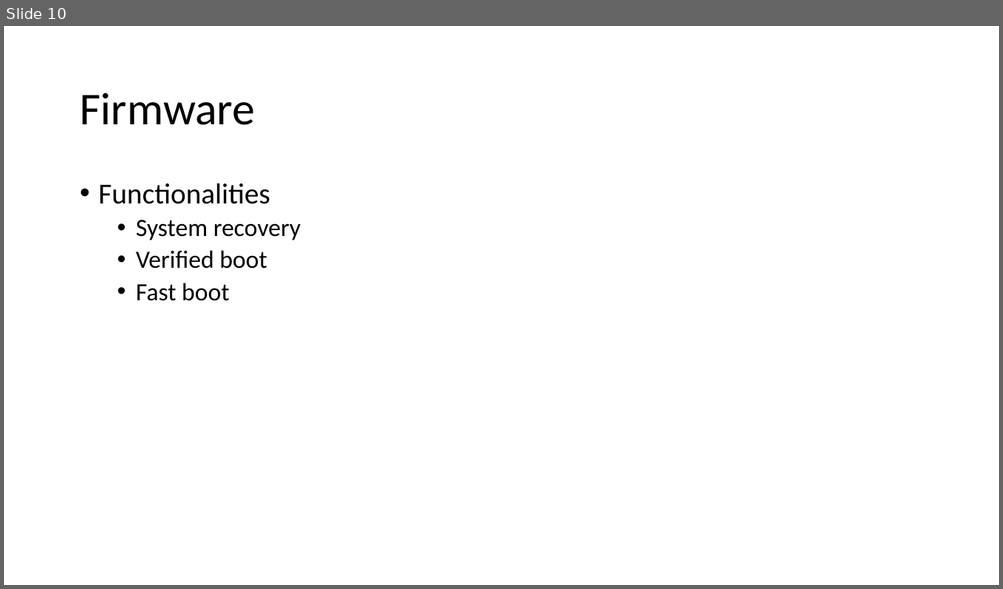
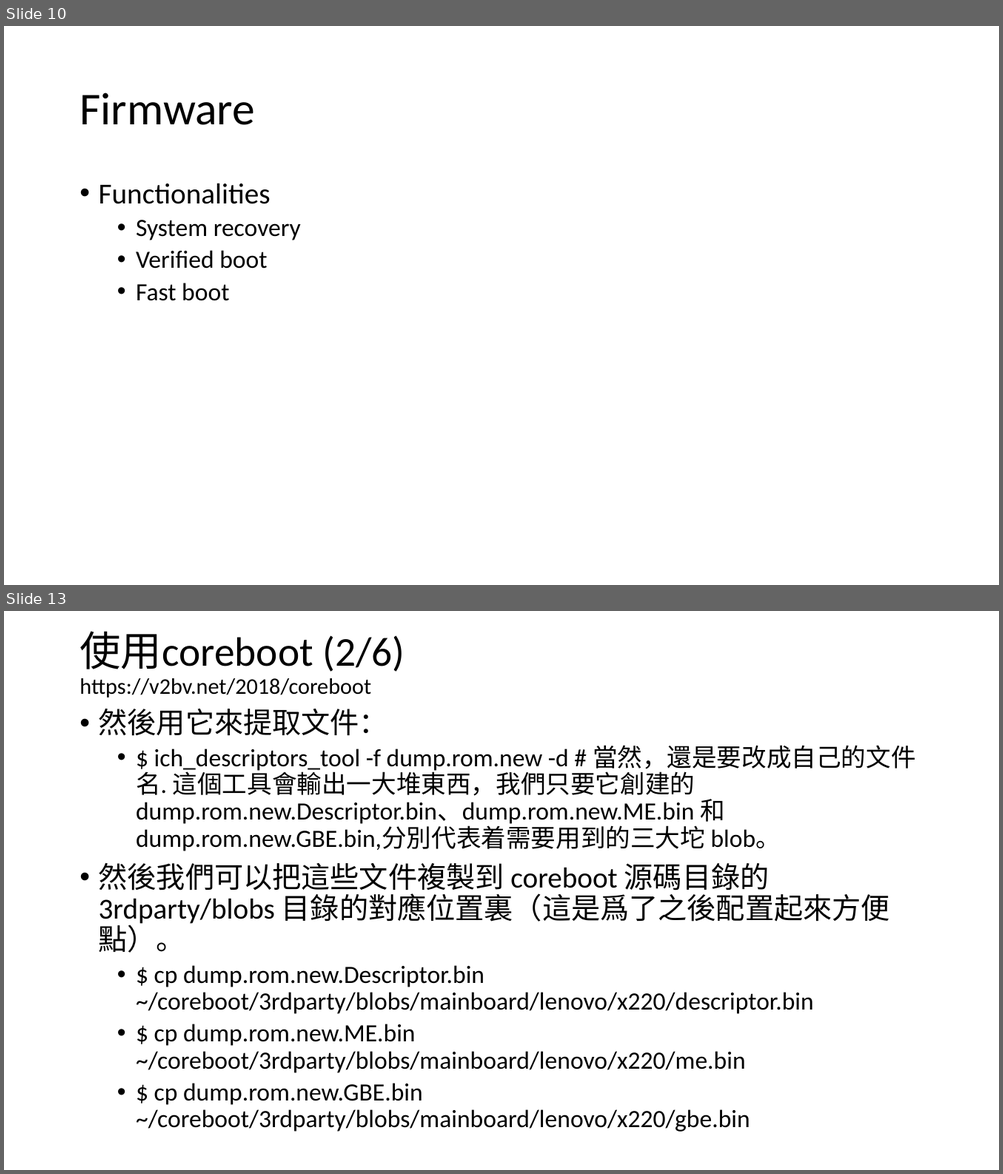
Before and after one commit to alanz2015/Study-Notes, a slide deck: UnderstandOfChromiumOS.pptx. Shown one above the other, each under a label of ours: slide 10 before the commit, slides 10 and 13 after it; the slides between them are not shown. The pictures are 1003x589 and 1003x1174 pixels, drawn with LibreOffice and Linux fonts; fonts in the diff are those of the drawing. Boxes give left, top, right and bottom in pixels: in the first picture for what was removed or moved away, otherwise in the second. Text is boxed around its words. In the diff, an @@ line names an element or a change of style, - is before the commit and + after.

Commit message:
Add how to use coreboot chapter.

```diff
--- a/UnderstandOfChromiumOS.pptx
+++ b/UnderstandOfChromiumOS.pptx
@@ slide 13 added at <box>4,611,999,1170</box>, background #FFFFFF @@
@@ title added at <box>79,631,404,698</box>, 21.6 pt, text #000000 @@
+使用coreboot (2/6)
+https://v2bv.net/2018/coreboot
@@ text added at <box>99,709,916,1132</box>, 24 pt, text #000000 @@
+• 然後用它來提取文件：
+  • $ ich_descriptors_tool -f dump.rom.new -d # 當然，還是要改成自己的文件名. 這個工具會輸出一大堆東西，我們只要它創建的 dump.rom.new.Descriptor.bin、dump.rom.new.ME.bin 和 dump.rom.new.GBE.bin,分別代表着需要用到的三大坨 blob。
+• 然後我們可以把這些文件複製到 coreboot 源碼目錄的 3rdparty/blobs 目錄的對應位置裏（這是爲了之後配置起來方便點）。
+  • $ cp dump.rom.new.Descriptor.bin ~/coreboot/3rdparty/blobs/mainboard/lenovo/x220/descriptor.bin
+  • $ cp dump.rom.new.ME.bin ~/coreboot/3rdparty/blobs/mainboard/lenovo/x220/me.bin
+  • $ cp dump.rom.new.GBE.bin ~/coreboot/3rdparty/blobs/mainboard/lenovo/x220/gbe.bin
```
Also in this commit, not shown: 6 other slides added.
